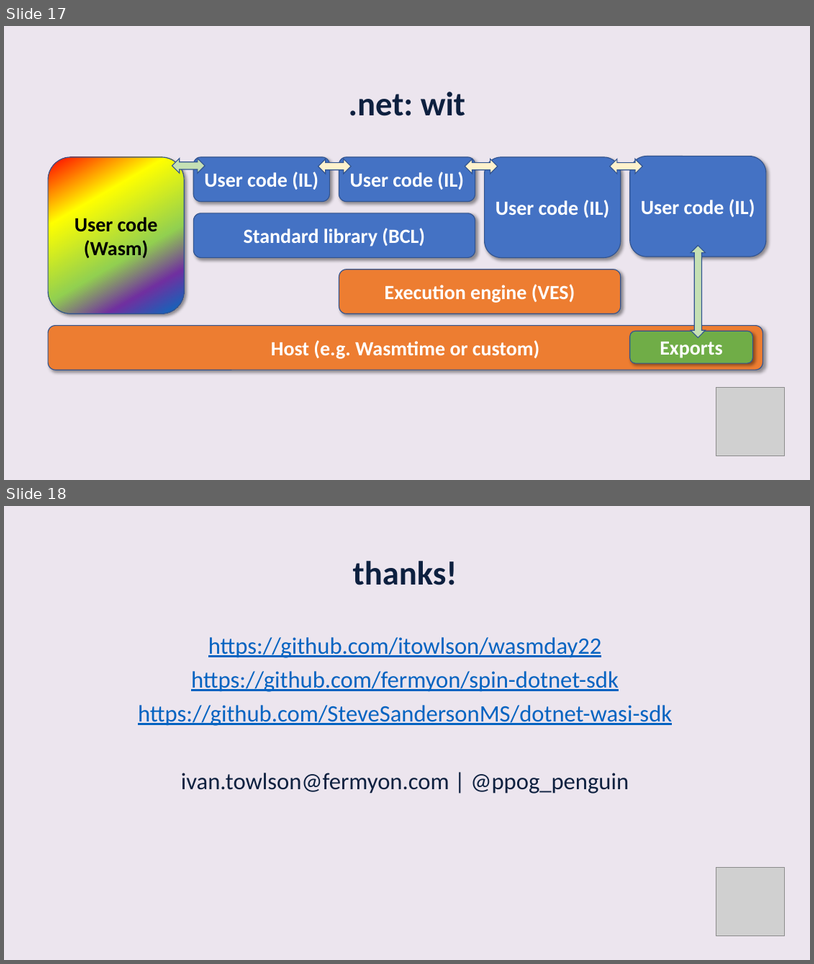
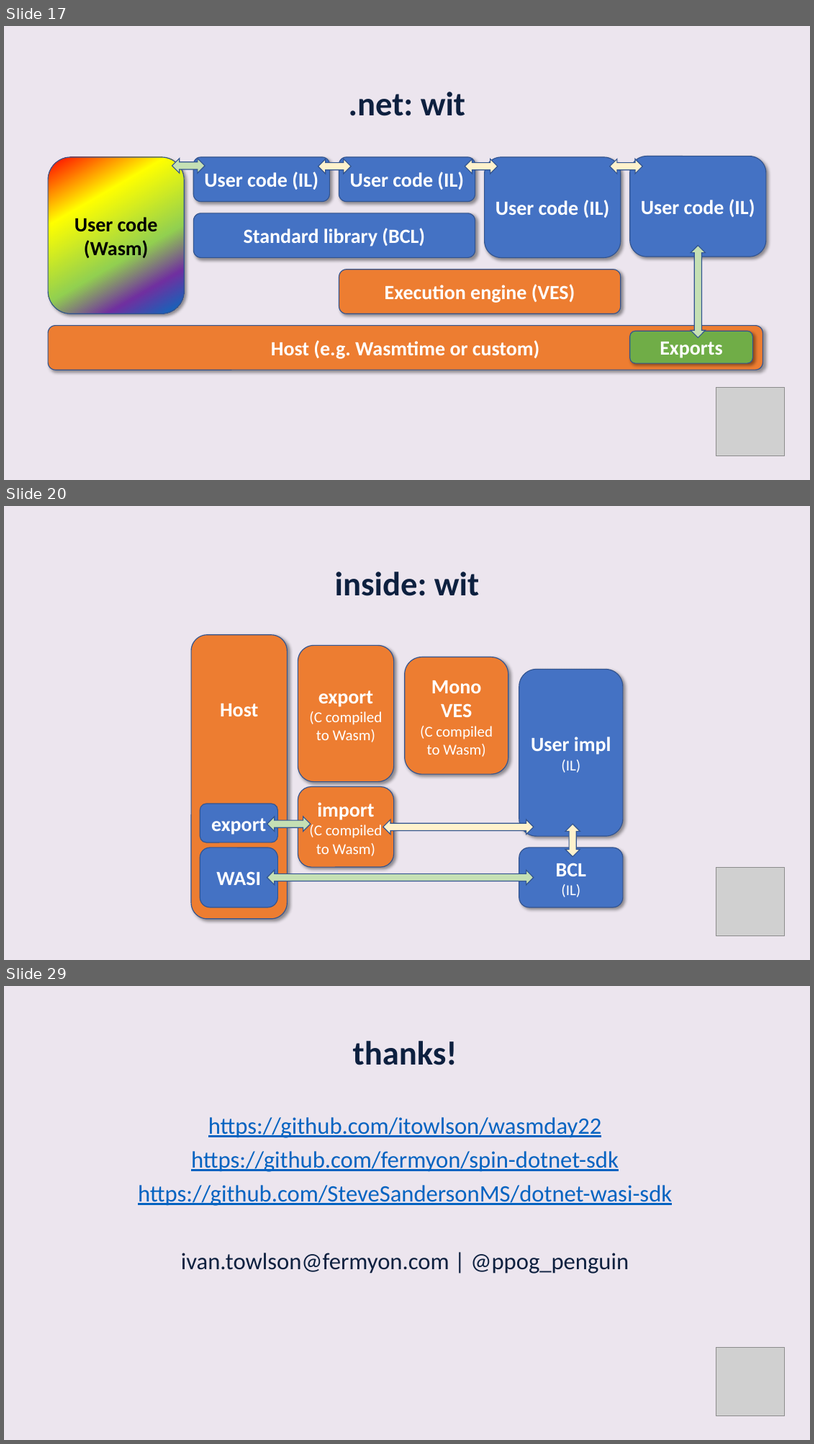
Before and after one commit to itowlson/wasmday22, a slide deck: slides/Wasm Interfaces and .NET.pptx. Shown one above the other, each under a label of ours: slides 17 and 18 before the commit, slides 17, 20 and 29 after it; the slides between them are not shown. The pictures are 814x964 and 814x1444 pixels, drawn with LibreOffice and Linux fonts; fonts in the diff are those of the drawing; grey boxes stand for pictures. Boxes give left, top, right and bottom in pixels: in the first picture for what was removed or moved away, otherwise in the second. Text is boxed around its words. In the diff, an @@ line names an element or a change of style, - is before the commit and + after.

```diff
--- a/slides/Wasm Interfaces and .NET.pptx
+++ b/slides/Wasm Interfaces and .NET.pptx
@@ slide 20 added at bbox=[4, 506, 810, 960], background #ECE5EE @@
@@ text added at bbox=[335, 572, 479, 596], 40 pt, text #0D203F, bold @@
+inside: wit
@@ rounded rectangle added at bbox=[191, 635, 288, 919], fill #ED7D31, outline #325491 1 pt, 24 pt, text #FFFFFF, bold @@
+Host
@@ rounded rectangle added at bbox=[298, 645, 394, 781], fill #ED7D31, outline #325491 1 pt, 18 pt, text #FFFFFF @@
+export
+(C compiled to Wasm)
@@ rounded rectangle added at bbox=[405, 657, 509, 775], fill #ED7D31, outline #325491 1 pt, 18 pt, text #FFFFFF @@
+Mono VES
+(C compiled to Wasm)
@@ rounded rectangle added at bbox=[520, 669, 623, 836], fill #4472C4, outline #325491 1 pt, 24 pt, text #FFFFFF, bold @@
+User impl
+(IL)
@@ rounded rectangle added at bbox=[200, 803, 278, 842], fill #4472C4, outline #325491 1 pt, 24 pt, text #FFFFFF, bold @@
+export
@@ rounded rectangle added at bbox=[298, 787, 394, 867], fill #ED7D31, outline #325491 1 pt, 18 pt, text #FFFFFF @@
+import
+(C compiled to Wasm)
@@ left right arrow added at bbox=[267, 816, 311, 831], fill #C5E0B4, outline #325491 1 pt @@
@@ left right arrow added at bbox=[383, 819, 534, 834], fill #FFF2CC, outline #325491 1 pt @@
@@ left right arrow added at bbox=[566, 824, 581, 856], fill #FFF2CC, outline #325491 1 pt @@
@@ rounded rectangle added at bbox=[200, 847, 278, 907], fill #4472C4, outline #325491 1 pt, 24 pt, text #FFFFFF, bold @@
+WASI
@@ rounded rectangle added at bbox=[520, 847, 623, 907], fill #4472C4, outline #325491 1 pt, 18 pt, text #FFFFFF @@
+BCL
+(IL)
@@ left right arrow added at bbox=[267, 870, 534, 884], fill #C5E0B4, outline #325491 1 pt @@
@@ picture added at bbox=[716, 867, 785, 936] @@
@@ what was slide 18 is now slide 29 @@
```
Also in this commit, not shown: 10 other slides added.
